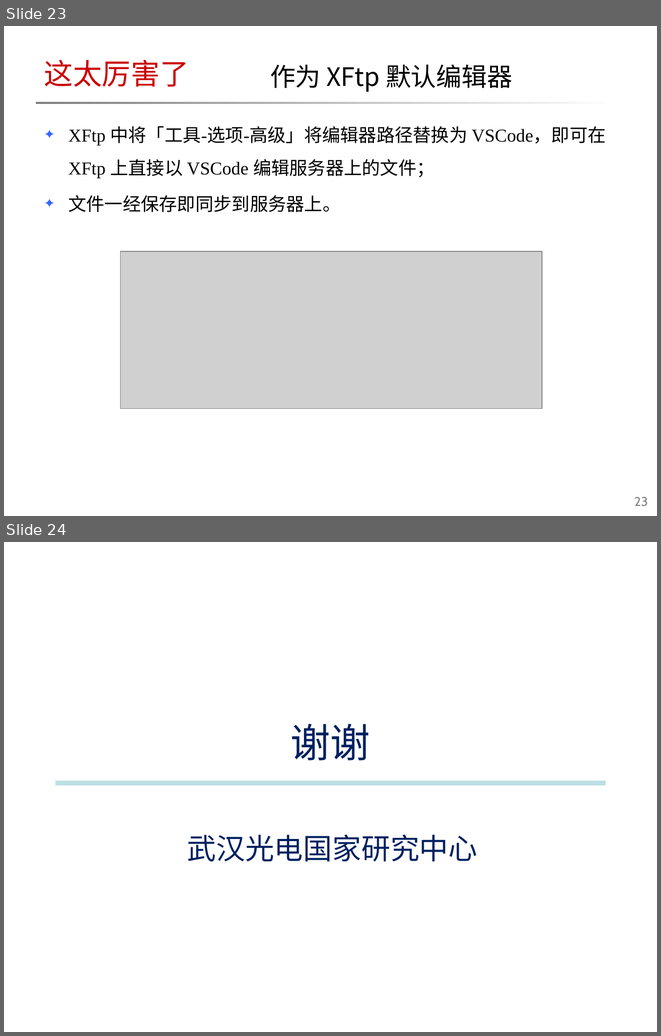
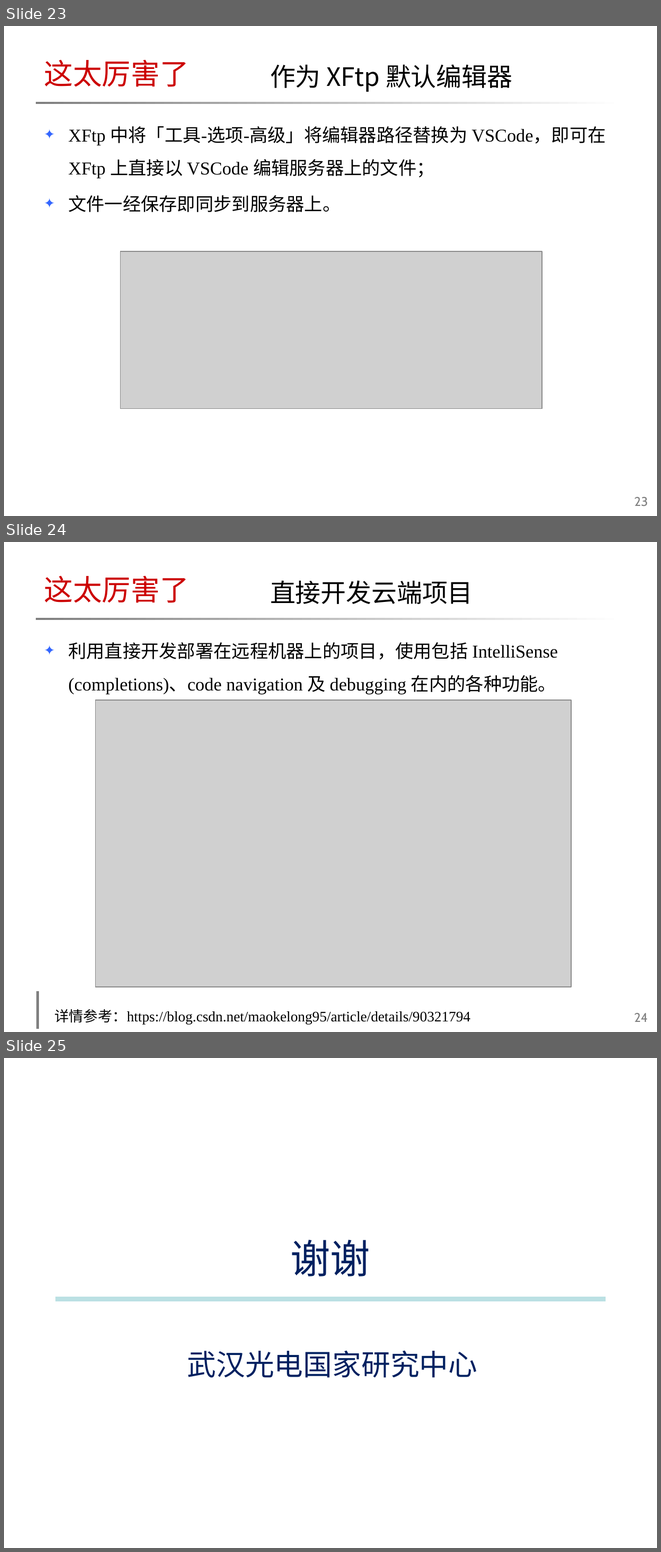
Before and after one commit to maokelong/CSDN-maokelong95, a slide deck: 共享资源/「2018-11-09」朋友，你听过 VS Code 吗？.pptx. Shown one above the other, each under a label of ours: slides 23 and 24 before the commit, slides 23, 24 and 25 after it. The pictures are 661x1036 and 661x1552 pixels, drawn with LibreOffice and Linux fonts; fonts in the diff are those of the drawing; grey boxes stand for pictures; background and template pictures are left out. Boxes give left, top, right and bottom in pixels: in the first picture for what was removed or moved away, otherwise in the second. Text is boxed around its words. In the diff, an @@ line names an element or a change of style, - is before the commit and + after.

```diff
--- a/共享资源/「2018-11-09」朋友，你听过 VS Code 吗？.pptx
+++ b/共享资源/「2018-11-09」朋友，你听过 VS Code 吗？.pptx
@@ slide 24 added at (x1=4, y1=542, x2=657, y2=1032), background picture (left out); not listed: 1 template element that a slide beside it also shows @@
@@ title added at (x1=44, y1=575, x2=189, y2=603), 32 pt, text #CC0000 @@
+这太厉害了
@@ text added at (x1=270, y1=580, x2=473, y2=604), 28 pt, text #000000 @@
+  直接开发云端项目
@@ text added at (x1=68, y1=642, x2=558, y2=694), 20 pt, text #000000 @@
+✦ 利用直接开发部署在远程机器上的项目，使用包括 IntelliSense (completions)、code navigation 及 debugging 在内的各种功能。
@@ picture added at (x1=95, y1=700, x2=572, y2=987) @@
@@ table added at (x1=38, y1=990, x2=629, y2=1026), 1 rows, 1 columns @@
+详情参考：https://blog.csdn.net/maokelong95/article/details/90321794
@@ page number added at (x1=634, y1=1013, x2=648, y2=1022), 14 pt, text #808080 @@
+24
@@ what was slide 24 is now slide 25 @@
```
Also in this commit, not shown: 5 slides changed, 2 other files.
